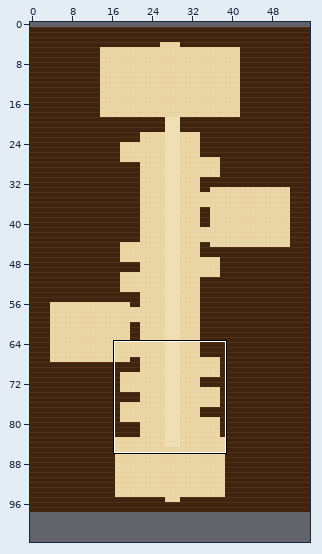
Two states of a Tiled map (JSON), maps/rank13.tmj. Above, an overview of the earlier version with the close-up marked.
Close-up. Earlier state:
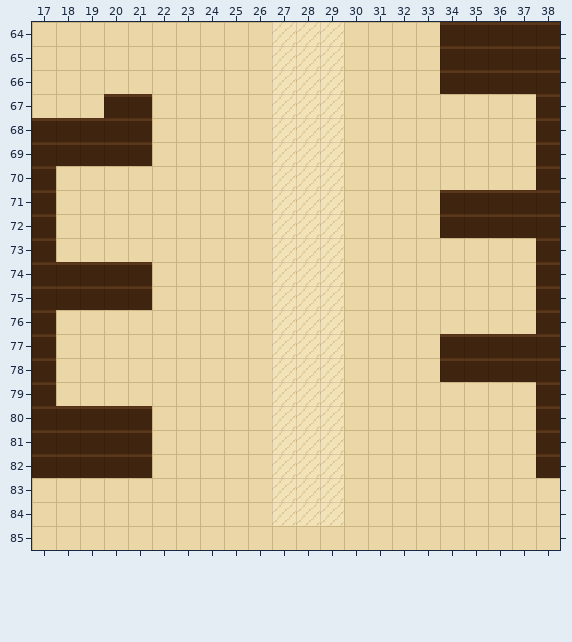
Cells are 16x16 px. Shown: x 17..38, y 64..85. The commit also changed other parts of the map, which this record leaves out. The old version is drawn lined up with the new one.
After the commit:
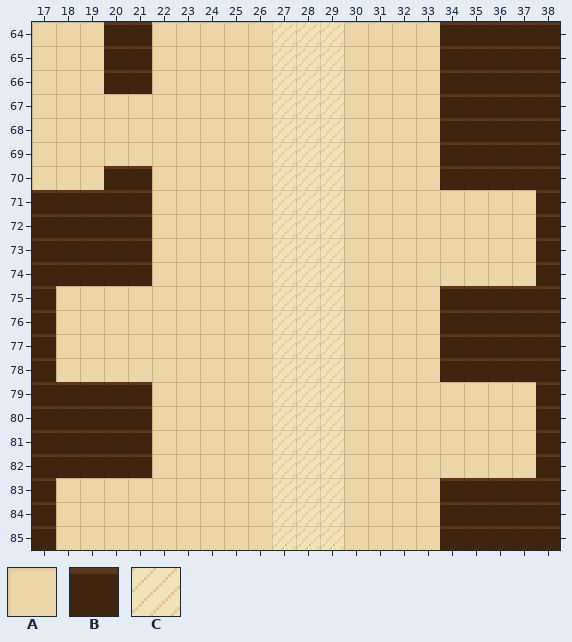
Key: from "draft": A 0, B 1, C 5.
_ is an empty cell.
Edits made:
map size 56x97 -> 56x104 cells (old content now starts at 0,1; both pictures use the new coordinates)
Layer "ground":
y 64..66: x 20..21 AA -> BB
y 67: x 20..21 BB -> AA; x 34..37 AAAA -> BBBB
y 68..69: x 17..21 BBBBB -> AAAAA; x 34..37 AAAA -> BBBB
y 70: x 17 B -> A; x 20..21 AA -> BB; x 34..37 AAAA -> BBBB
y 71..72: x 18..21 AAAA -> BBBB; x 34..37 BBBB -> AAAA
y 73: x 18..21 AAAA -> BBBB
y 75: x 18..21 BBBB -> AAAA; x 34..37 AAAA -> BBBB
y 76: x 34..37 AAAA -> BBBB
y 79: x 18..21 AAAA -> BBBB
y 83..84: x 17 A -> B; x 34..38 AAAAA -> BBBBB
y 85: x 17 A -> B; x 27..29 AAA -> CCC; x 34..38 AAAAA -> BBBBB
